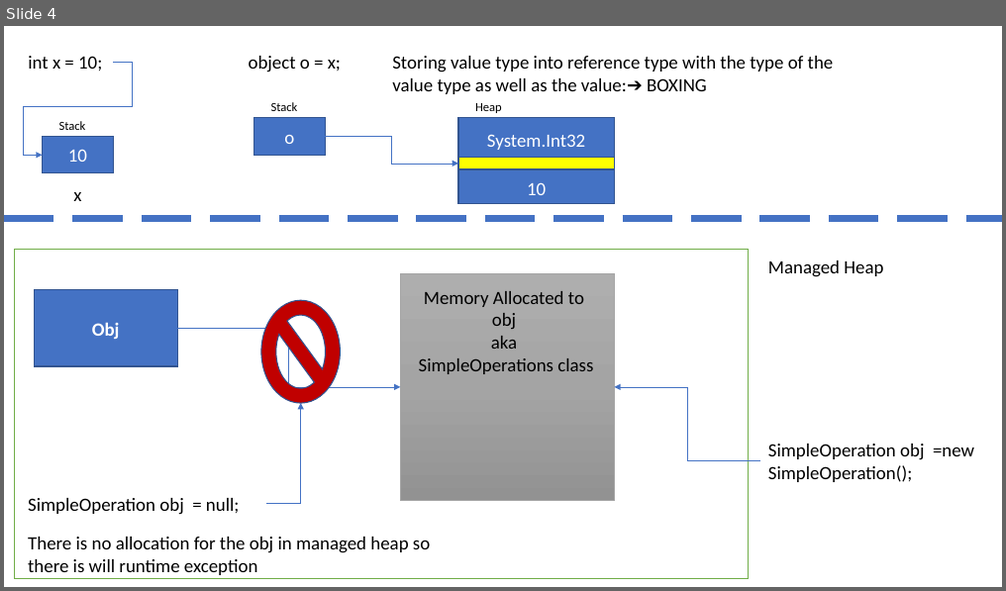
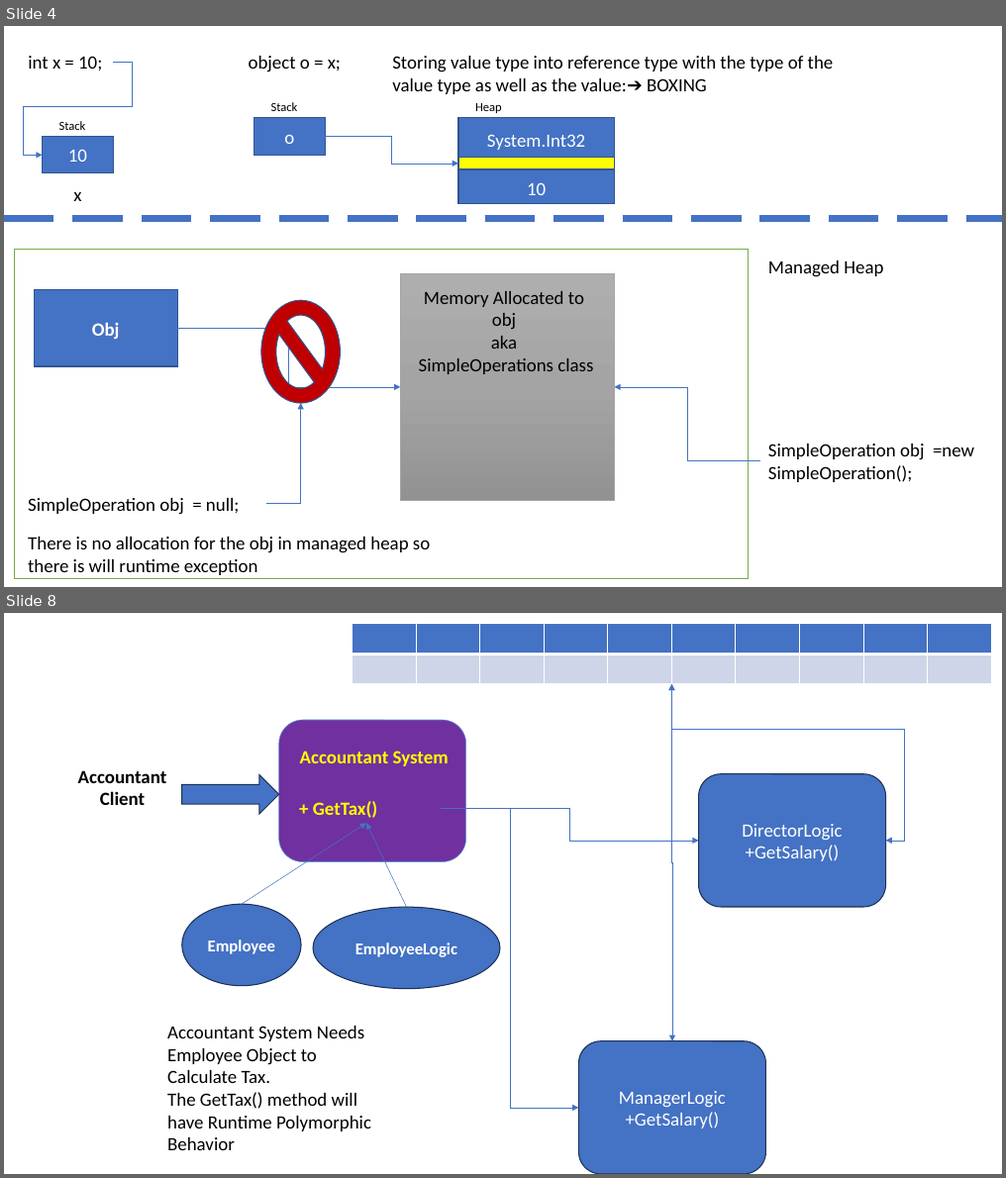
Before and after one commit to maheshsabnis/NetAppsNice, a slide deck: ppts.pptx. Shown one above the other, each under a label of ours: slide 4 before the commit, slides 4 and 8 after it; the slides between them are not shown. The pictures are 1006x591 and 1006x1178 pixels, drawn with LibreOffice and Linux fonts; fonts in the diff are those of the drawing. Boxes give left, top, right and bottom in pixels: in the first picture for what was removed or moved away, otherwise in the second. Text is boxed around its words. In the diff, an @@ line names an element or a change of style, - is before the commit and + after.

```diff
--- a/ppts.pptx
+++ b/ppts.pptx
@@ slide 8 added at box(4, 613, 1002, 1174), background #FFFFFF @@
@@ table added at box(352, 624, 988, 684), 2 rows, 10 columns @@
+ |  |  |  |  |  |  |  |  | 
+ |  |  |  |  |  |  |  |  | 
@@ elbow double arrow added from (672, 1042) to (672, 684), #4472C4 0.5 pt @@
@@ elbow double arrow added from (886, 841) to (672, 684), #4472C4 0.5 pt @@
@@ rounded rectangle added at box(279, 720, 466, 862), fill #7030A0, outline #5B9BD5 0.5 pt @@
@@ text added at box(300, 751, 449, 766), 18 pt, text #FFFF00, bold @@
+Accountant System
@@ text added at box(78, 770, 167, 805), 18 pt, text #000000, bold @@
+Accountant Client
@@ right arrow added at box(182, 774, 279, 814), fill #4472C4, outline #1E3256 1 pt @@
@@ rounded rectangle added at box(699, 774, 886, 907), fill #4472C4, outline #1E3256 1 pt, 18 pt, text #FFFFFF @@
+DirectorLogic
++GetSalary()
@@ text added at box(313, 801, 377, 818), 18 pt, text #FFFF00, bold @@
++ GetTax()
@@ elbow arrow added from (442, 808) to (699, 841), #4472C4 0.5 pt @@
@@ elbow arrow added from (442, 808) to (579, 1108), #4472C4 0.5 pt @@
@@ arrow added from (242, 904) to (366, 823), #4472C4 0.5 pt @@
@@ arrow added from (407, 907) to (366, 823), #4472C4 0.5 pt @@
@@ ellipse added at box(182, 904, 301, 986), fill #4472C4, outline #1E3256 1 pt, 16 pt, text #FFFFFF, bold @@
+Employee
@@ ellipse added at box(313, 907, 500, 989), fill #4472C4, outline #1E3256 1 pt, 16 pt, text #FFFFFF, bold @@
+EmployeeLogic
@@ text added at box(167, 1026, 371, 1151), 18 pt, text #000000 @@
+Accountant System Needs Employee Object to Calculate Tax.
+The GetTax() method will have Runtime Polymorphic Behavior
@@ rounded rectangle added at box(579, 1042, 766, 1174), fill #4472C4, outline #1E3256 1 pt, 18 pt, text #FFFFFF @@
+ManagerLogic
++GetSalary()
```
Also in this commit, not shown: 5 other slides added, 24 other files.
